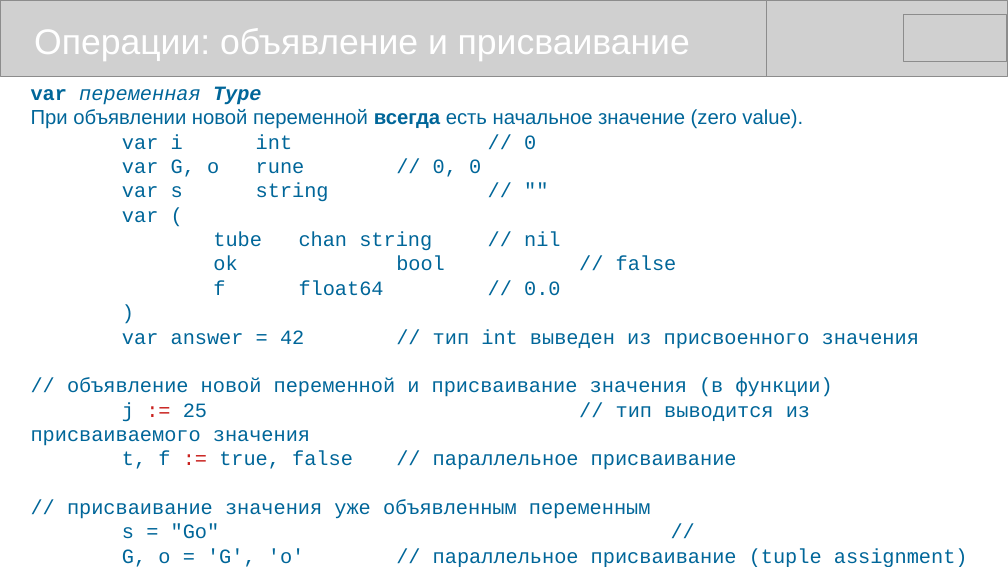
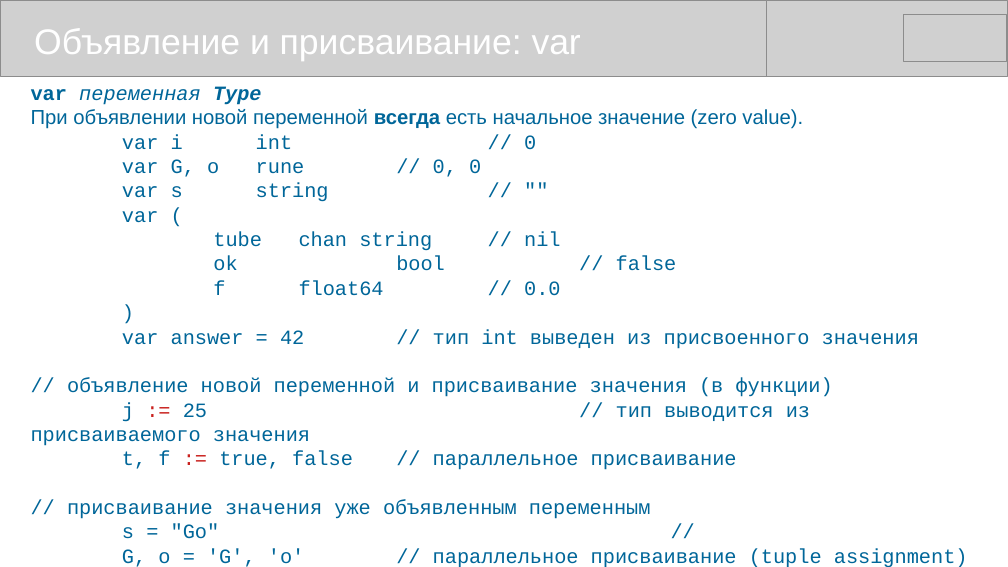
Before and after one commit to mike-shock/Go_language, a slide deck: slide 25 of Go_Review.odp (slide 20 before the commit). Drawn at 1008x567 pixels with LibreOffice and Linux fonts; fonts in the diff are those of the drawing; grey boxes stand for pictures. Boxes give left, top, right and bottom in pixels: in the first picture for what was removed or moved away, otherwise in the second. Text is boxed around its words. In the diff, an @@ line names an element or a change of style, - is before the commit and + after.

```diff
--- a/Go_Review.odp
+++ b/Go_Review.odp
@@ text at (x1=34, y1=28, x2=581, y2=61): text changed @@
-Операции: объявление и присваивание
+Объявление и присваивание: var
```
Also in this commit, not shown: 5 other slides changed, 13 slides added.
